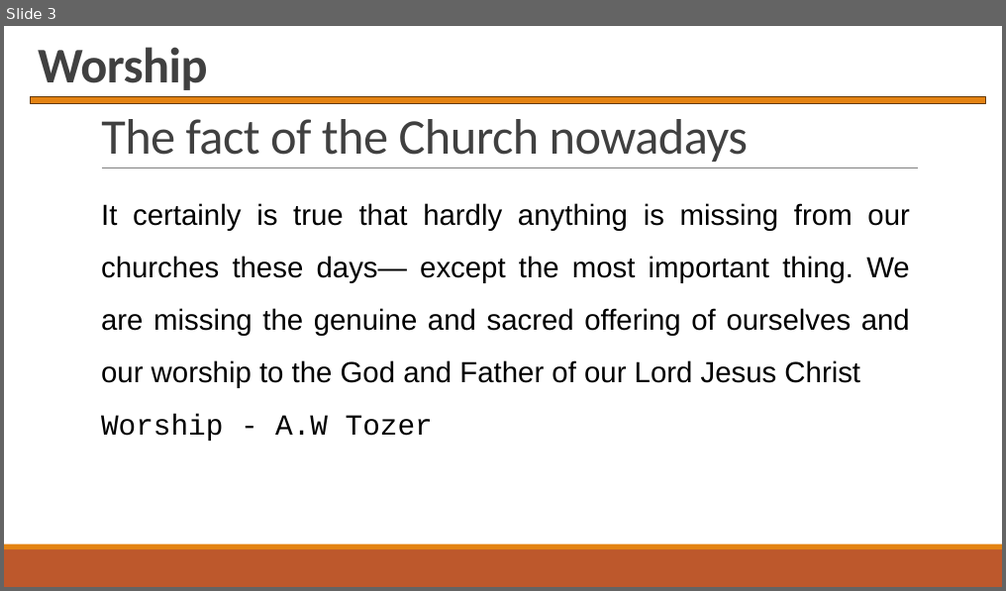
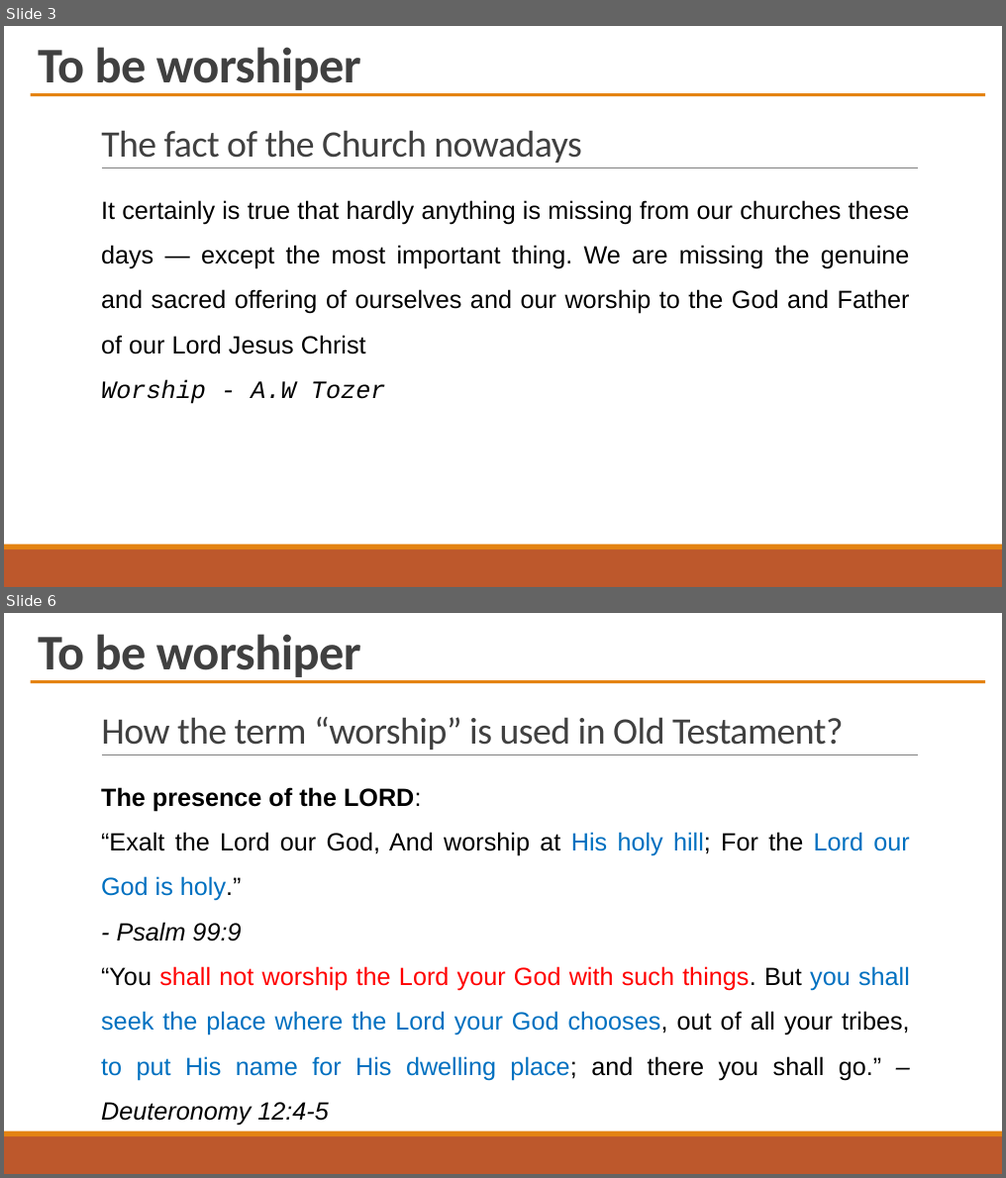
Before and after one commit to PhanNgocTrieu/SWPCT, a slide deck: Worship_Ref.pptx. Shown one above the other, each under a label of ours: slide 3 before the commit, slides 3 and 6 after it; the slides between them are not shown. The pictures are 1006x591 and 1006x1178 pixels, drawn with LibreOffice and Linux fonts; fonts in the diff are those of the drawing. Boxes give left, top, right and bottom in pixels: in the first picture for what was removed or moved away, otherwise in the second. Text is boxed around its words. In the diff, an @@ line names an element or a change of style, - is before the commit and + after.

```diff
--- a/Worship_Ref.pptx
+++ b/Worship_Ref.pptx
@@ slide 6 added at (4, 613, 1002, 1174), background #FFFFFF; not listed: 3 template elements that a slide beside it also shows @@
@@ text added at (38, 634, 361, 681), 48 pt, text #404040, bold @@
+To be worshiper
@@ rectangle added at (30, 680, 985, 683), fill #E48312 @@
@@ title added at (101, 717, 843, 750), 36 pt, text #404040 @@
+How the term “worship” is used in Old Testament?
@@ text added at (101, 787, 910, 1126), 24 pt, text #000000 @@
+The presence of the LORD:
+“Exalt the Lord our God, And worship at His holy hill; For the Lord our God is holy.”
+- Psalm 99:9
+“You shall not worship the Lord your God with such things. But you shall seek the place where the Lord your God chooses, out of all your tribes, to put His name for His dwelling place; and there you shall go.” – Deuteronomy 12:4-5
@@ slide 3 changed as well @@
@@ text at (38, 47, 361, 94): text changed @@
-Worship
+To be worshiper
@@ rectangle: place and size @@
-rectangle at (30, 97, 985, 104)
+rectangle at (30, 93, 985, 96)
@@ rectangle at (30, 93, 985, 96): outline #643908 1.25 pt to none @@
@@ title "The fact of the Church ..." at (101, 130, 581, 163): size 48 to 36 pt @@
@@ text at (101, 200, 910, 355): text changed; size 28 to 24 pt @@
-It certainly is true that hardly anything is missing from our churches these days— except the most important thing. We are missing the genuine and sacred offering of ourselves and our worship to the God and Father of our Lord Jesus Christ
+It certainly is true that hardly anything is missing from our churches these days — except the most important thing. We are missing the genuine and sacred offering of ourselves and our worship to the God and Father of our Lord Jesus Christ
@@ text at (101, 380, 386, 404): size 28 to 24 pt, italic on in "Worship - A.W Tozer" @@
```
Also in this commit, not shown: 2 other slides changed, 11 other slides added, 1 other file.
